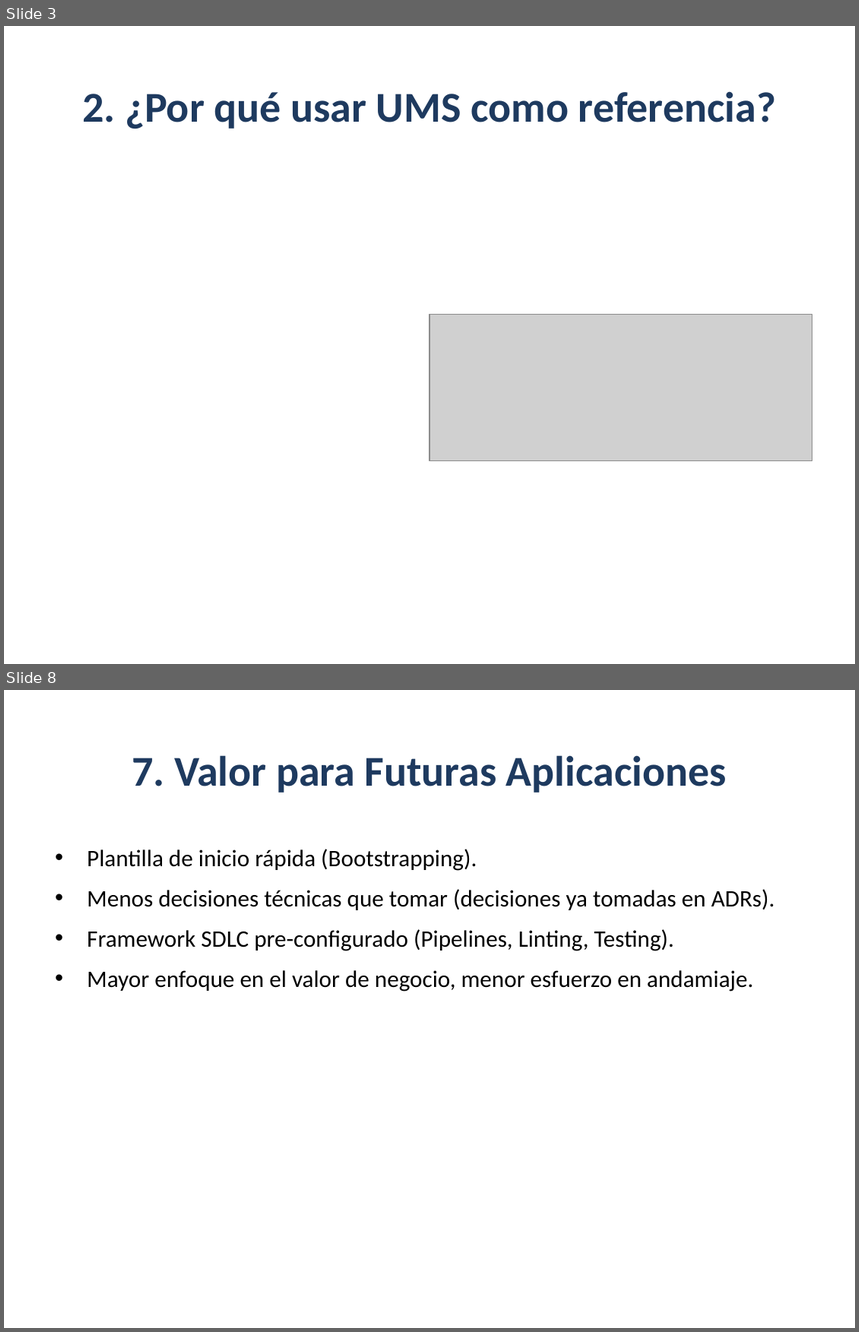
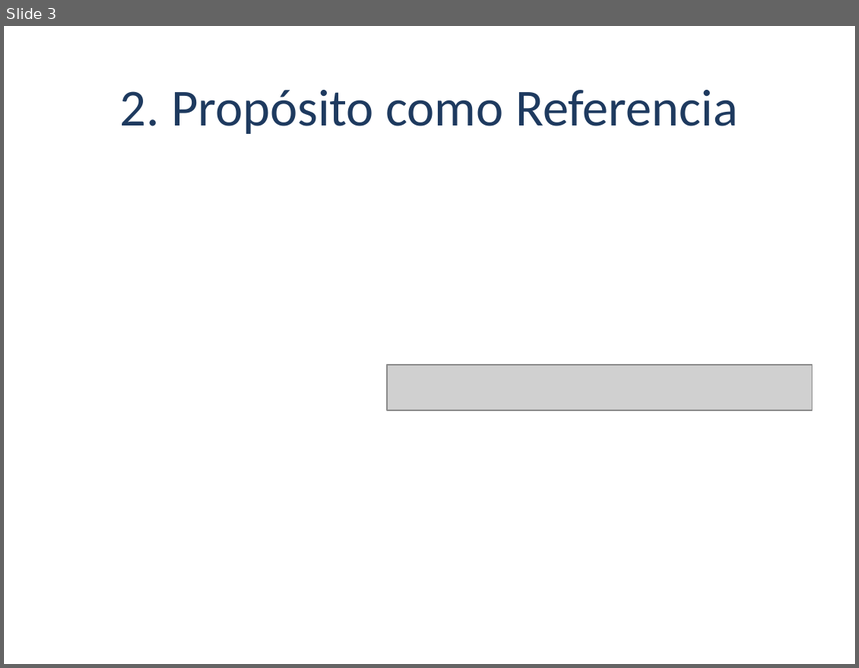
Before and after one commit to beyondnetcode/evolith_arch32, a slide deck: reference/governance/sdlc/assets/ums-evolith-reference-executive-deck.pptx. Shown one above the other, each under a label of ours: slides 3 and 8 before the commit, slide 3 after it; the slides between them are not shown. The pictures are 859x1332 and 859x668 pixels, drawn with LibreOffice and Linux fonts; fonts in the diff are those of the drawing; grey boxes stand for pictures. Boxes give left, top, right and bottom in pixels: in the first picture for what was removed or moved away, otherwise in the second. Text is boxed around its words. In the diff, an @@ line names an element or a change of style, - is before the commit and + after.

```diff
--- a/reference/governance/sdlc/assets/ums-evolith-reference-executive-deck.pptx
+++ b/reference/governance/sdlc/assets/ums-evolith-reference-executive-deck.pptx
@@ slide 8 removed at [4, 690, 855, 1328], background #FFFFFF @@
@@ title removed at [132, 755, 727, 793] @@
-7. Valor para Futuras Aplicaciones
@@ text removed at [87, 849, 775, 992] @@
-• Plantilla de inicio rápida (Bootstrapping).
-• Menos decisiones técnicas que tomar (decisiones ya tomadas en ADRs).
-• Framework SDLC pre-configurado (Pipelines, Linting, Testing).
-• Mayor enfoque en el valor de negocio, menor esfuerzo en andamiaje.
@@ slide 3 changed as well @@
@@ title at [120, 90, 738, 134]: text changed; size 36 to 44 pt; bold off @@
-2. ¿Por qué usar UMS como referencia?
+2. Propósito como Referencia
@@ picture: place and size @@
-picture at [430, 315, 813, 461]
+picture at [387, 365, 813, 411]
```
Also in this commit, not shown: 4 other slides changed, 3 slides added, 2 other slides removed, 9 other files.
